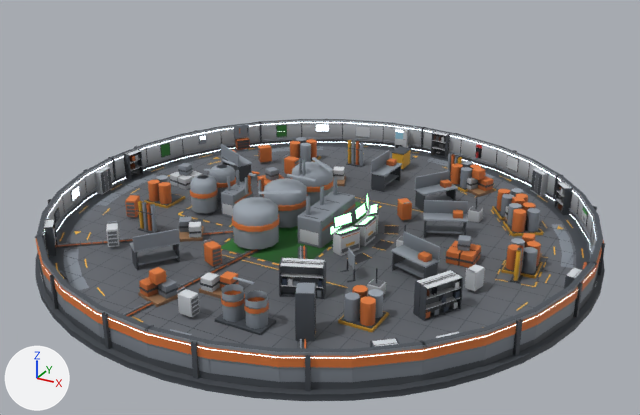
A saved change to the glTF model assets/models/polymer_plant_xl_far.glb.
Rendered twice from a camera (50 mm lens) standing at (16.5, -29.9, 16.1) and looking at (0.5, -0.9, 1.7). The axes (+X, +Y, +Z) are drawn at lower left. The lights are the same throughout. The picture after the commit comes second.

Objects in the first picture: 'Base', 'Interior'.
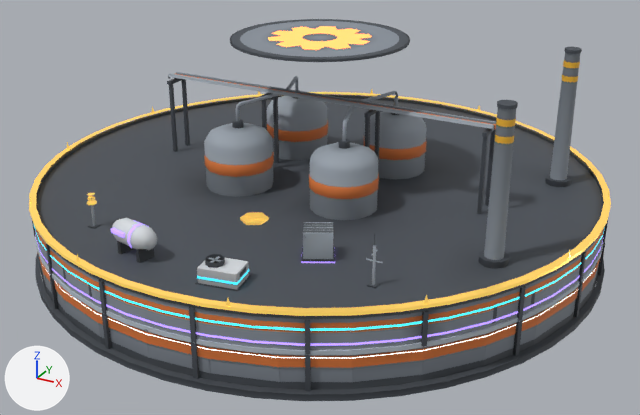
Changed parts and their boxes [x1, y1, x2, y2] in the pictures (640 x 415 px):
'Roof', added
    after: [32, 19, 609, 354]
    faces in mat_palette_001: [32, 19, 609, 354]
    faces in mat_neon_001: [268, 26, 371, 50]
'L5', added
    after: [29, 89, 611, 316]
    faces in mat_l5gold_001: [29, 89, 611, 316]
'L4', added
    after: [35, 218, 603, 346]
    faces in mat_palette_001: [112, 218, 335, 263]
    faces in mat_l4band_001: [35, 220, 603, 346]
'L2', added
    after: [35, 234, 604, 356]
'L3', added
    after: [33, 223, 604, 331]
    faces in mat_palette_001: [195, 254, 251, 291]
    faces in mat_l3band_001: [33, 223, 604, 331]
'Base', unchanged, covered by the edit
    before: [35, 119, 605, 401]
    after: [35, 244, 605, 401]
'Interior', unchanged, covered by the edit
    before: [56, 137, 584, 349]

The change, as a diff of the scene's bpy script:
```diff
--- a/assets/models/polymer_plant_xl_far.glb.py
+++ b/assets/models/polymer_plant_xl_far.glb.py
@@ mat_neon_001 @@
+mat_neon_001 = bpy.data.materials.new('Neon.001')
+# nodes: BsdfPrincipled, Mix, OutputMaterial, VertexColor
+# colours: orange #ff8c43, orange #e07a3a, mixed with the vertex colours
@@ mat_l5gold_001 @@
+mat_l5gold_001 = bpy.data.materials.new('L5Gold.001')
+# nodes: BsdfPrincipled, Mix, OutputMaterial, VertexColor
+# colours: orange #cba650, orange #ffd166, mixed with the vertex colours
@@ mat_l4band_001 @@
+mat_l4band_001 = bpy.data.materials.new('L4Band.001')
+# nodes: BsdfPrincipled, Mix, OutputMaterial, VertexColor
+# colours: purple #aa8eff, purple #a78bfa, mixed with the vertex colours
@@ mat_l3band_001 @@
+mat_l3band_001 = bpy.data.materials.new('L3Band.001')
+# nodes: BsdfPrincipled, Mix, OutputMaterial, VertexColor
+# colours: cyan #3ee0ff, mixed with the vertex colours
@@ me_roof @@
+me_roof.from_pydata(...)  # 3276 vertices, 4730 faces; spans x -11.4..11.4, y -11.4..11.4, z 1.4..8.4
+# faces by material slot: [1072, 3658]
+me_roof.materials.append(mat_neon_001)
+me_roof.materials.append(mat_palette_001)
@@ me_l5_001 @@
+me_l5_001.from_pydata(...)  # 296 vertices, 340 faces; spans x -11.5..11.5, y -11.5..11.5, z 2.5..3.9
+# faces by material slot: [322, 18]
+me_l5_001.materials.append(mat_l5gold_001)
+me_l5_001.materials.append(mat_palette_001)
@@ me_l4_001 @@
+me_l4_001.from_pydata(...)  # 250 vertices, 284 faces; spans x -11.4..11.4, y -11.4..11.4, z 1.7..3.8
+# faces by material slot: [134, 150]
+me_l4_001.materials.append(mat_l4band_001)
+me_l4_001.materials.append(mat_palette_001)
@@ me_l3_001 @@
+me_l3_001.from_pydata(...)  # 191 vertices, 196 faces; spans x -11.4..11.4, y -11.4..11.4, z 2.2..3.4
+# faces by material slot: [104, 92]
+me_l3_001.materials.append(mat_l3band_001)
+me_l3_001.materials.append(mat_palette_001)
@@ me_l2_001 @@
+me_l2_001.from_pydata(...)  # 184 vertices, 230 faces; spans x -11.4..11.4, y -11.4..11.4, z 1.3..4.4
+me_l2_001.materials.append(mat_palette_001)
@@ ob_roof @@
+ob_roof = bpy.data.objects.new('Roof', me_roof)
+ob_roof.location = (0.0, 0.0, 0.0)
@@ ob_l5 @@
+ob_l5 = bpy.data.objects.new('L5', me_l5_001)
+ob_l5.location = (0.0, 0.0, 0.0)
@@ ob_l4 @@
+ob_l4 = bpy.data.objects.new('L4', me_l4_001)
+ob_l4.location = (0.0, 0.0, 0.0)
@@ ob_l3 @@
+ob_l3 = bpy.data.objects.new('L3', me_l3_001)
+ob_l3.location = (0.0, 0.0, 0.0)
@@ ob_l2 @@
+ob_l2 = bpy.data.objects.new('L2', me_l2_001)
+ob_l2.location = (0.0, 0.0, 0.0)
```
